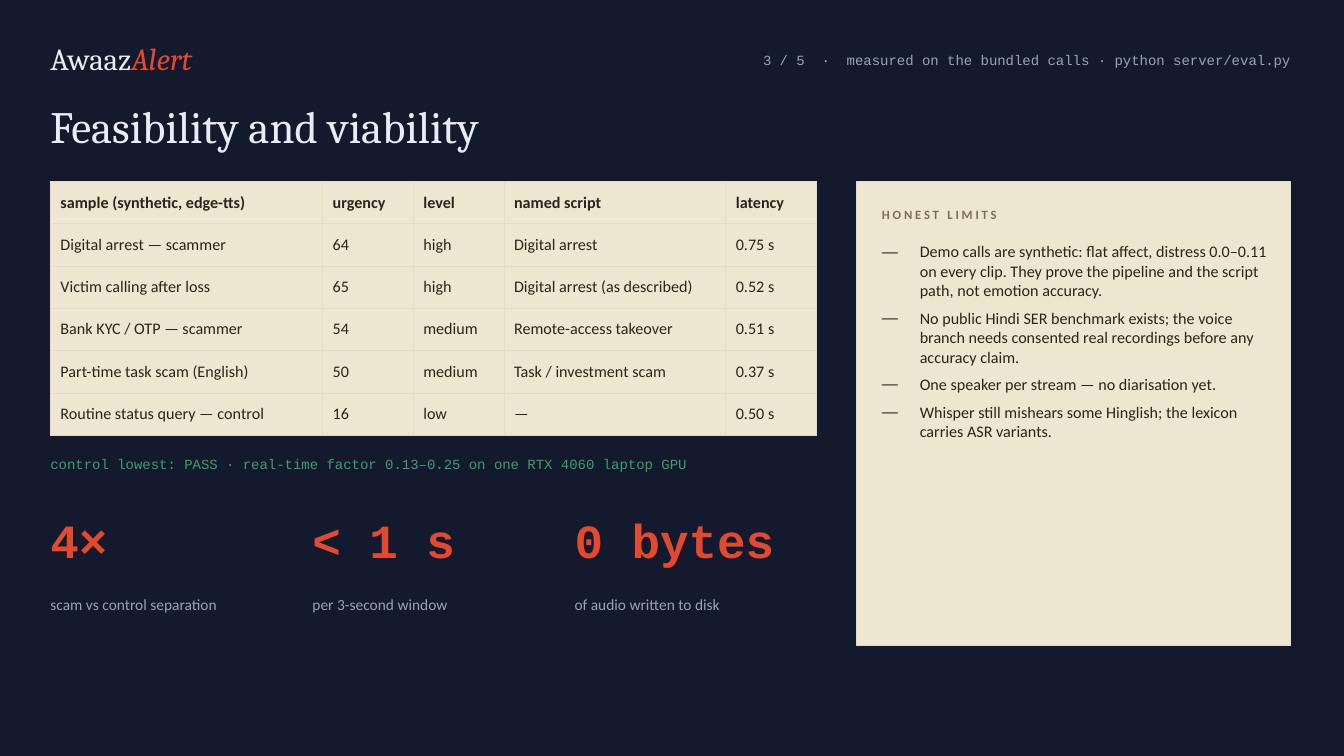
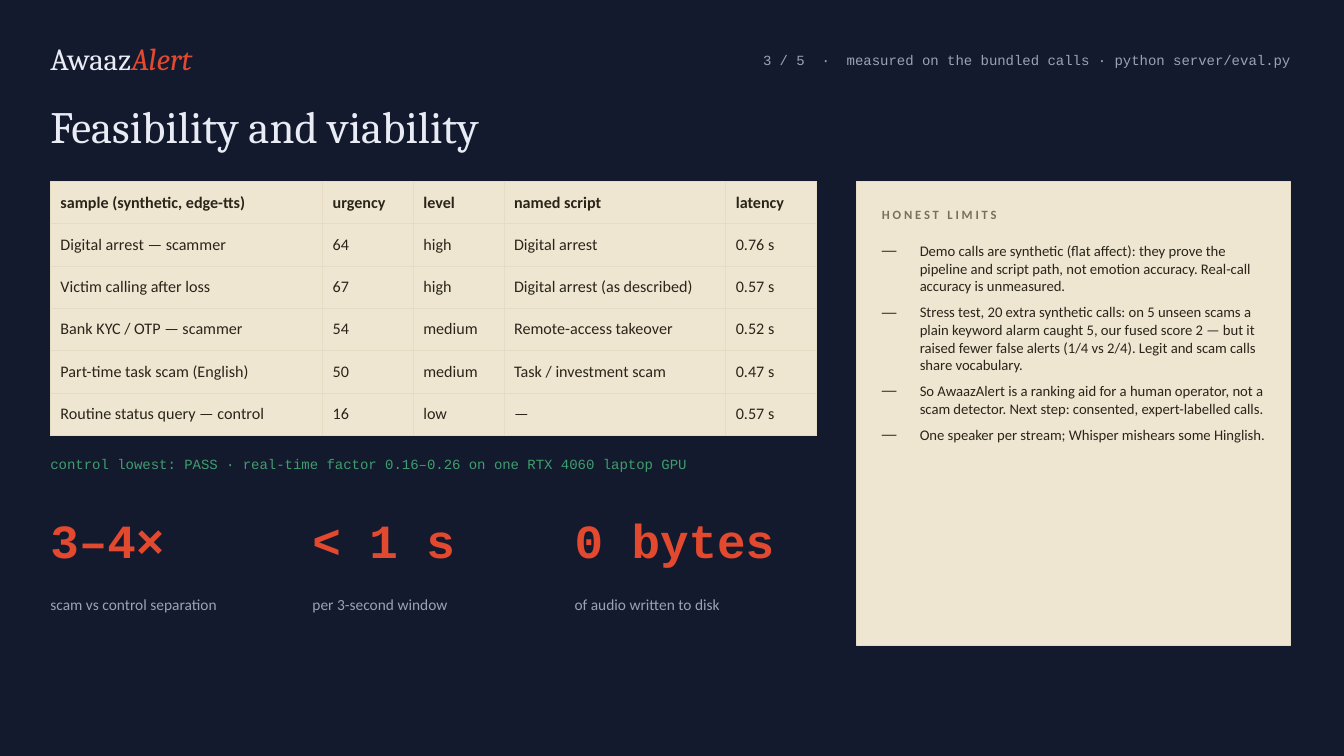
Before and after one commit to Anki1004/awaaz-alert, a slide deck: slide 3 of docs/AwaazAlert-VecnaVerse.pptx. Drawn at 1344x756 pixels with LibreOffice and Linux fonts; fonts in the diff are those of the drawing. Boxes give left, top, right and bottom in pixels: in the first picture for what was removed or moved away, otherwise in the second. Text is boxed around its words. In the diff, an @@ line names an element or a change of style, - is before the commit and + after.

Commit message:
Honest evaluation: hard-case + held-out stress sets vs keyword baseline; pin call language from audio; loss-report floor; tighter loss lexicon; README/deck report measured limits

```diff
--- a/docs/AwaazAlert-VecnaVerse.pptx
+++ b/docs/AwaazAlert-VecnaVerse.pptx
@@ table at (50,181,817,426) @@
-row 2, column 5: 0.75 s
+row 2, column 5: 0.76 s
-row 3, column 2: 65
+row 3, column 2: 67
-row 3, column 5: 0.52 s
+row 3, column 5: 0.57 s
-row 4, column 5: 0.51 s
+row 4, column 5: 0.52 s
-row 5, column 5: 0.37 s
+row 5, column 5: 0.47 s
-row 6, column 5: 0.50 s
+row 6, column 5: 0.57 s
@@ text at (920,245,1265,443): text changed; size 11.5 to 10.5 pt @@
-— Demo calls are synthetic: flat affect, distress 0.0–0.11 on every clip. They prove the pipeline and the script path, not emotion accuracy.
-— No public Hindi SER benchmark exists; the voice branch needs consented real recordings before any accuracy claim.
-— One speaker per stream — no diarisation yet.
-— Whisper still mishears some Hinglish; the lexicon carries ASR variants.
+— Demo calls are synthetic (flat affect): they prove the pipeline and script path, not emotion accuracy. Real-call accuracy is unmeasured.
+— Stress test, 20 extra synthetic calls: on 5 unseen scams a plain keyword alarm caught 5, our fused score 2 — but it raised fewer false alerts (1/4 vs 2/4). Legit and scam calls share vocabulary.
+— So AwaazAlert is a ranking aid for a human operator, not a scam detector. Next step: consented, expert-labelled calls.
+— One speaker per stream; Whisper mishears some Hinglish.
@@ text at (50,459,686,472): text changed @@
-control lowest: PASS · real-time factor 0.13–0.25 on one RTX 4060 laptop GPU
+control lowest: PASS · real-time factor 0.16–0.26 on one RTX 4060 laptop GPU
@@ text at (50,526,164,559): text changed @@
-4×
+3–4×
```
Also in this commit, not shown: 17 other files.
